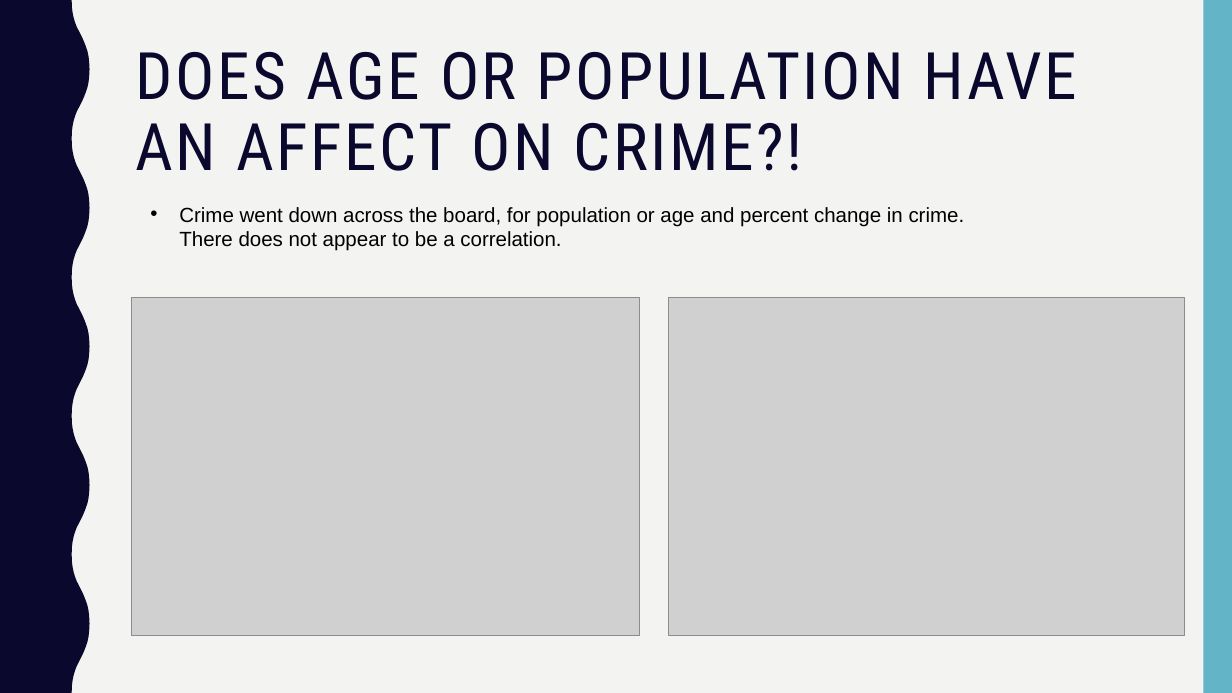
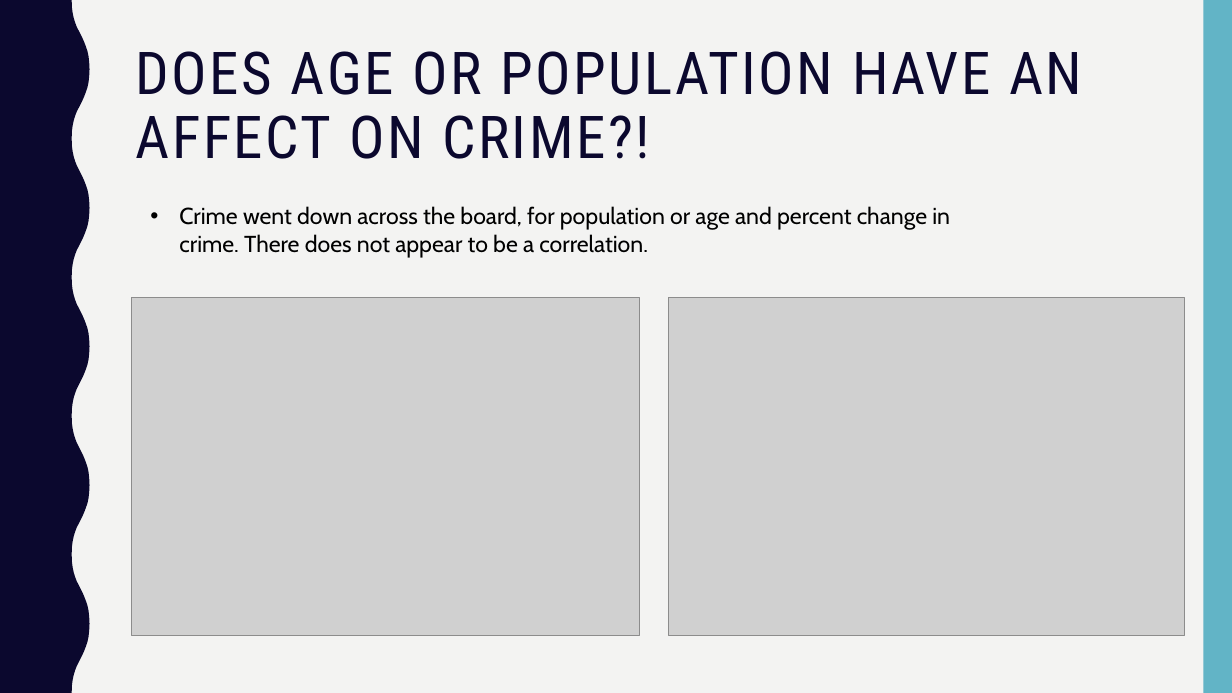
Before and after one commit to Kerrykova/Project1, a slide deck: slide 10 of Presentation/Presentation Final.pptx (slide 8 before the commit). Drawn at 1232x693 pixels with LibreOffice and Linux fonts; fonts in the diff are those of the drawing; grey boxes stand for pictures. Boxes give left, top, right and bottom in pixels: in the first picture for what was removed or moved away, otherwise in the second. Text is boxed around its words. In the diff, an @@ line names an element or a change of style, - is before the commit and + after.

```diff
--- a/Presentation/Presentation Final.pptx
+++ b/Presentation/Presentation Final.pptx
@@ title "DOES AGE OR POPULATION HAVE ..." at [136,51,1082,159]: size 51 to 46 pt @@
@@ text "Crime went down across the ..." at [179,206,950,258]: size 16 to 18 pt, font Arial to Cabin @@
```
Also in this commit, not shown: 8 other slides changed, 3 slides added.
